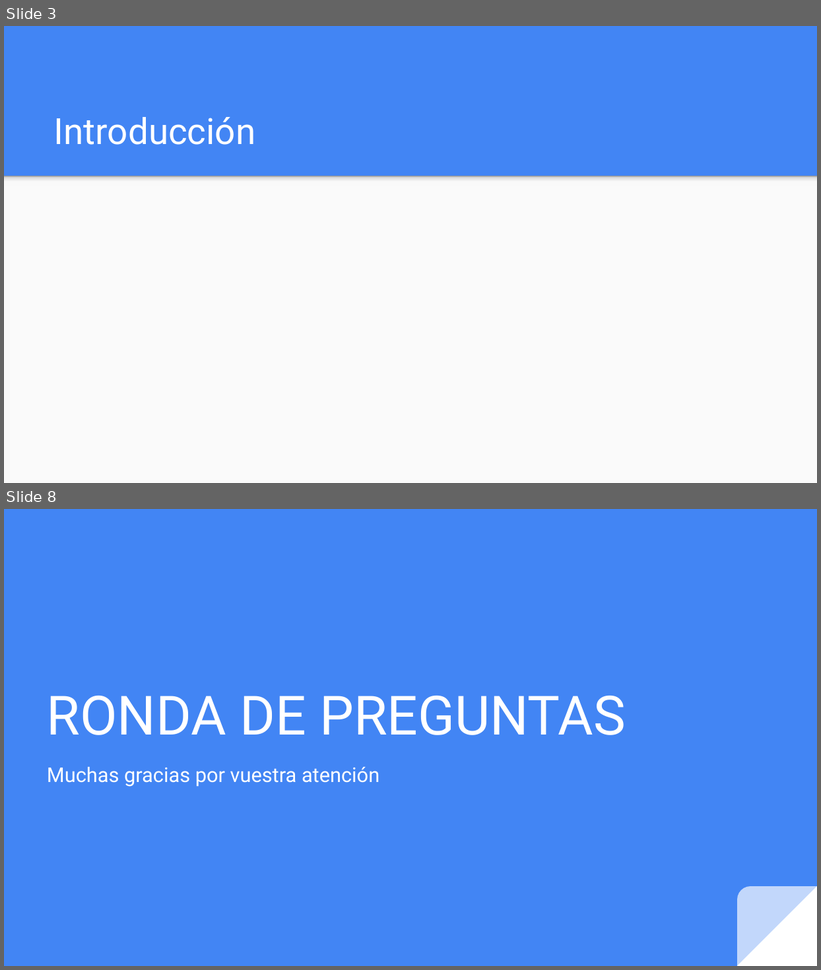
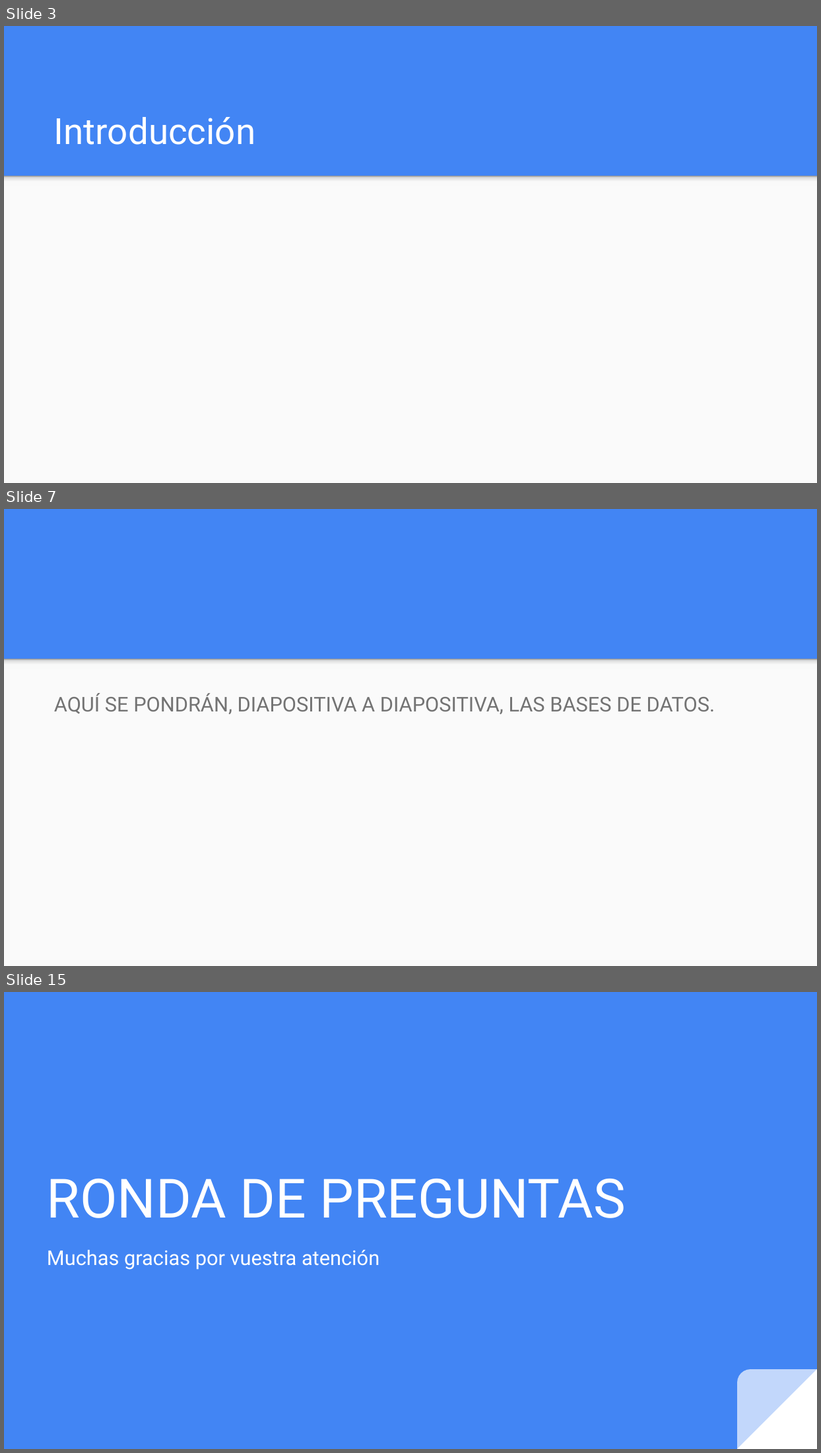
Before and after one commit to JGomezSimon/ProyectoBattle, a slide deck: m1/Presentación Proyecto.pptx. Shown one above the other, each under a label of ours: slides 3 and 8 before the commit, slides 3, 7 and 15 after it; the slides between them are not shown. The pictures are 821x970 and 821x1453 pixels, drawn with LibreOffice and Linux fonts; fonts in the diff are those of the drawing. Boxes give left, top, right and bottom in pixels: in the first picture for what was removed or moved away, otherwise in the second. Text is boxed around its words. In the diff, an @@ line names an element or a change of style, - is before the commit and + after.

```diff
--- a/m1/Presentación Proyecto.pptx
+++ b/m1/Presentación Proyecto.pptx
@@ slide 7 added at (4, 509, 817, 966), background #4285F4; not listed: 2 template elements that a slide beside it also shows @@
@@ text added at (54, 693, 715, 714), 18 pt, text #737373 @@
+AQUÍ SE PONDRÁN, DIAPOSITIVA A DIAPOSITIVA, LAS BASES DE DATOS.
@@ what was slide 8 is now slide 15 @@
```
Also in this commit, not shown: 5 slides changed, 6 other slides added, 1 other file.
